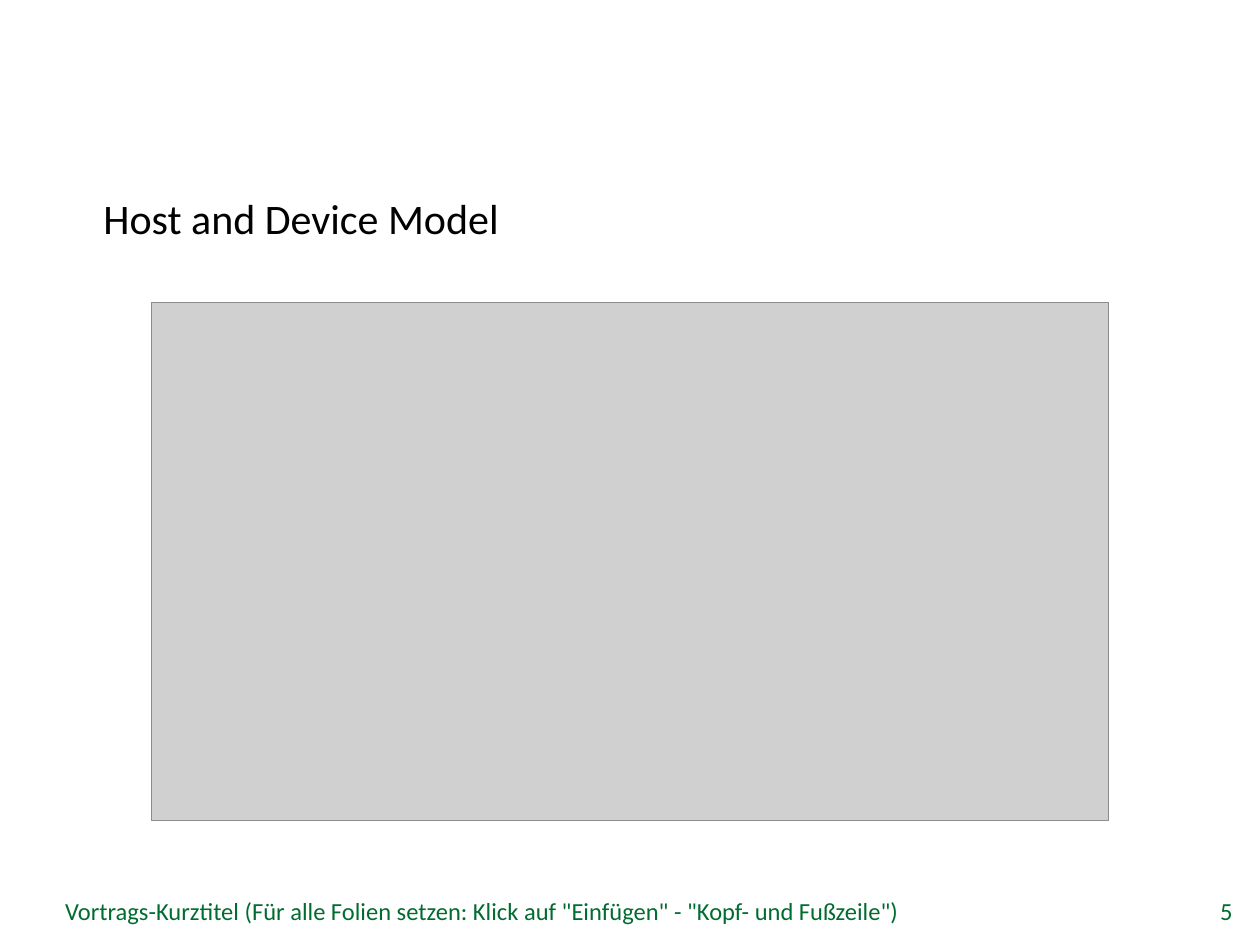
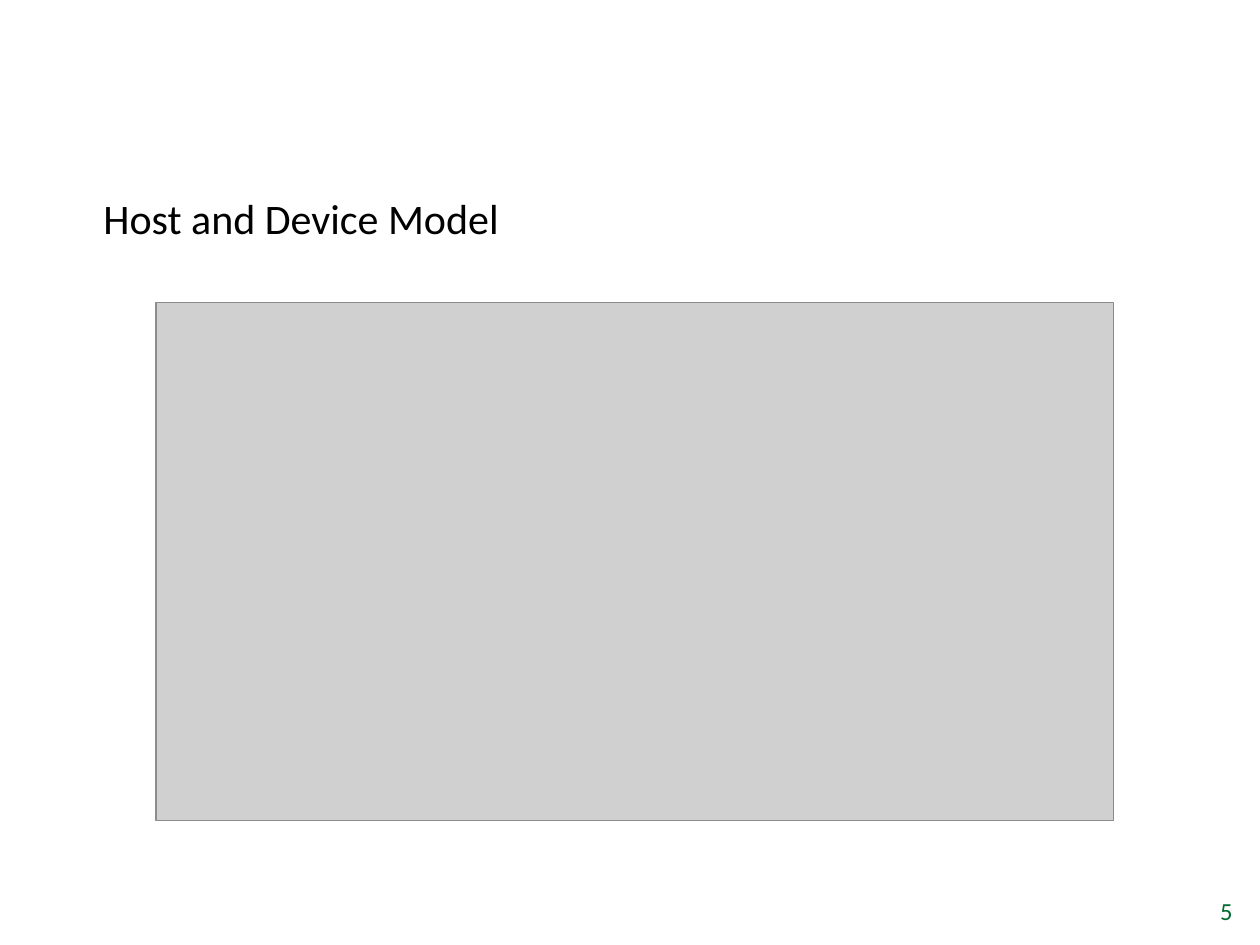
Before and after one commit to tuanpham91/OpenCLBA, a slide deck: slide 5 of Bachelor Thesis.odp. Drawn at 1260x945 pixels with LibreOffice and Linux fonts; fonts in the diff are those of the drawing; grey boxes stand for pictures; background and template pictures are left out. Boxes give left, top, right and bottom in pixels: in the first picture for what was removed or moved away, otherwise in the second. Text is boxed around its words. In the diff, an @@ line names an element or a change of style, - is before the commit and + after.

```diff
--- a/Bachelor Thesis.odp
+++ b/Bachelor Thesis.odp
@@ picture: place and size @@
-picture at bbox=[151, 302, 1109, 820]
+picture at bbox=[156, 302, 1114, 820]
@@ text removed at bbox=[65, 902, 898, 925] @@
-Vortrags-Kurztitel (Für alle Folien setzen: Klick auf "Einfügen" - "Kopf- und Fußzeile")
```
Also in this commit, not shown: 6 other slides changed, 1 slide added, 1 slide removed, 2 other files.
